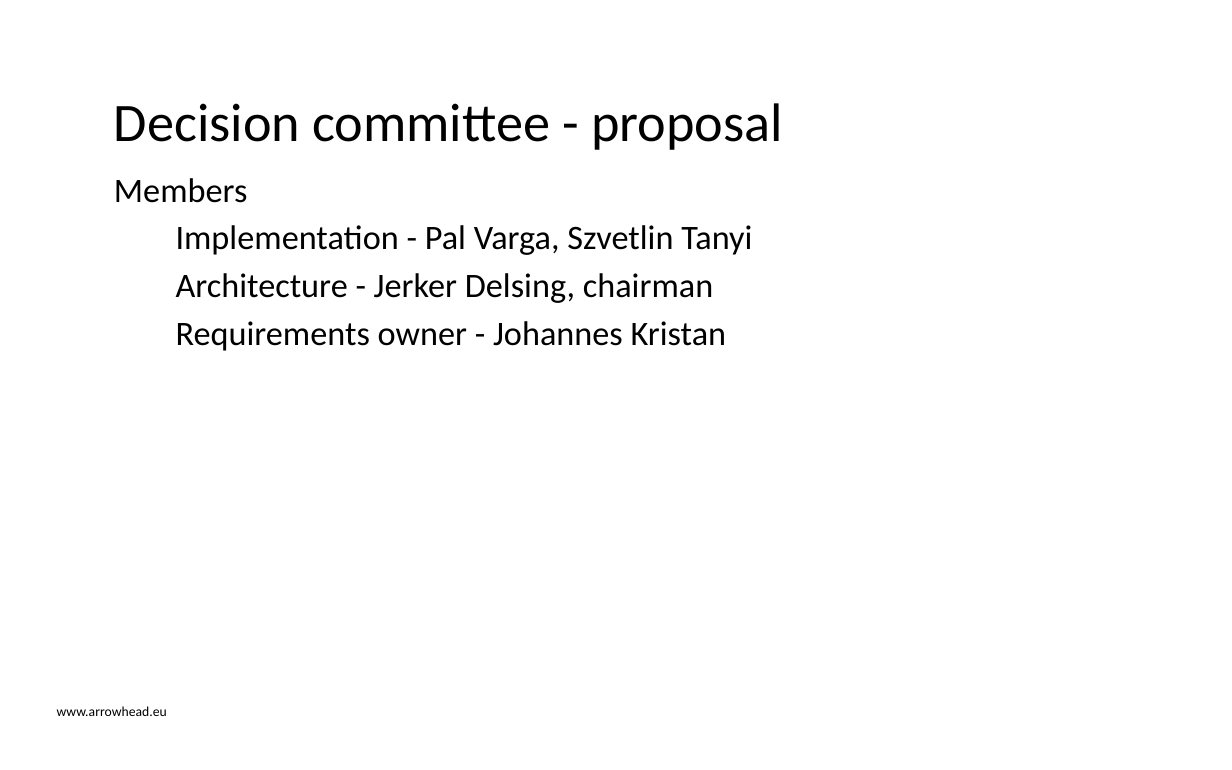
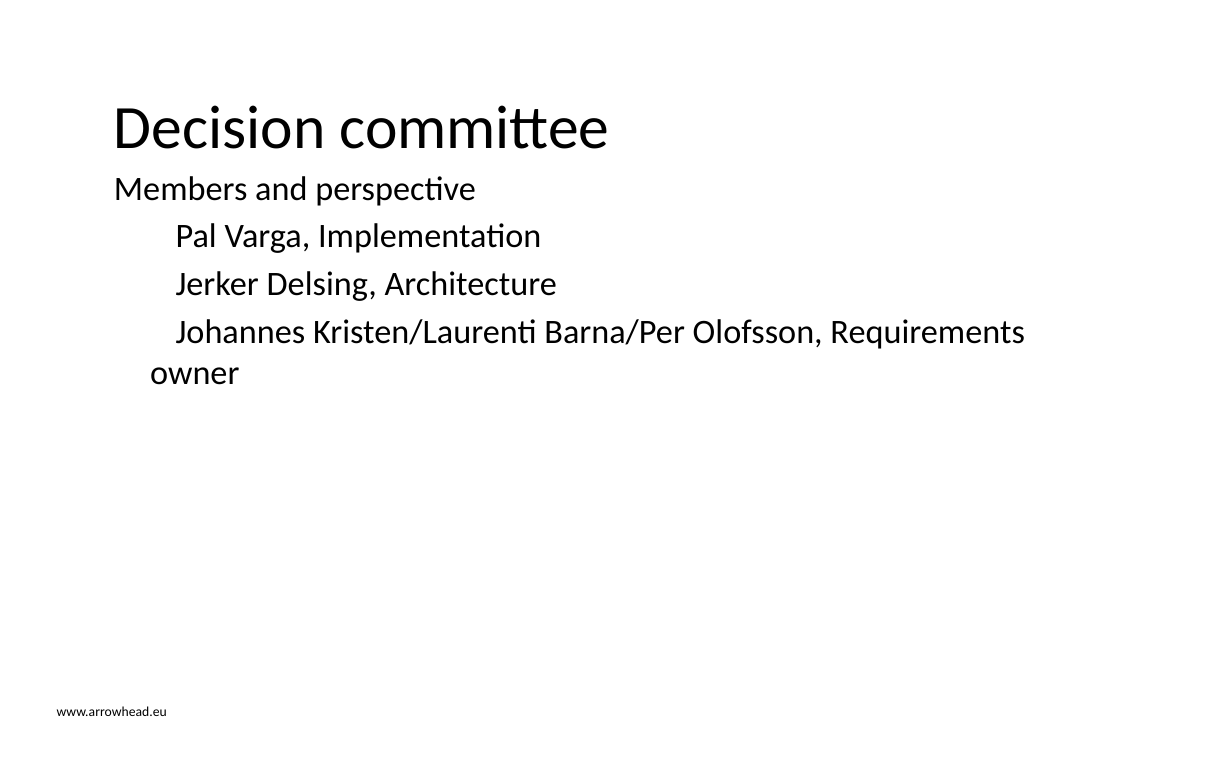
Before and after one commit to eclipse-arrowhead/roadmap, a slide deck: slide 6 of Governanace_strategy/Eclipse_Arrowhead_Roadmap_organisation.pptx (slide 7 before the commit). Drawn at 1232x770 pixels with LibreOffice and Linux fonts; fonts in the diff are those of the drawing; background and template pictures are left out. Boxes give left, top, right and bottom in pixels: in the first picture for what was removed or moved away, otherwise in the second. Text is boxed around its words. In the diff, an @@ line names an element or a change of style, - is before the commit and + after.

```diff
--- a/Governanace_strategy/Eclipse_Arrowhead_Roadmap_organisation.pptx
+++ b/Governanace_strategy/Eclipse_Arrowhead_Roadmap_organisation.pptx
@@ title at [114, 105, 609, 149]: text changed; size 31.7 to 36 pt @@
-Decision committee - proposal
+Decision committee
@@ text at [114, 176, 1024, 385]: text changed @@
-Members
-  Implementation - Pal Varga, Szvetlin Tanyi
-  Architecture - Jerker Delsing, chairman
-  Requirements owner - Johannes Kristan
+Members and perspective
+  Pal Varga, Implementation
+  Jerker Delsing, Architecture
+  Johannes Kristen/Laurenti Barna/Per Olofsson, Requirements owner
```
Also in this commit, not shown: 12 other slides changed, 1 slide added, 3 slides removed, 8 other files.
